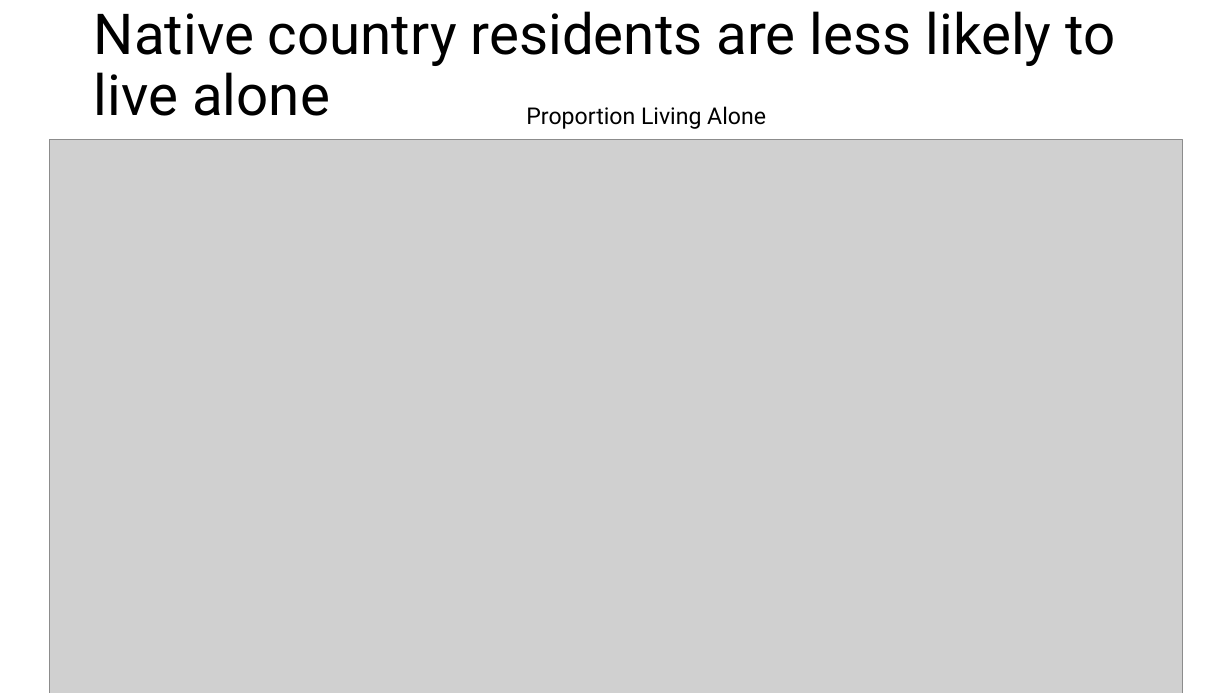
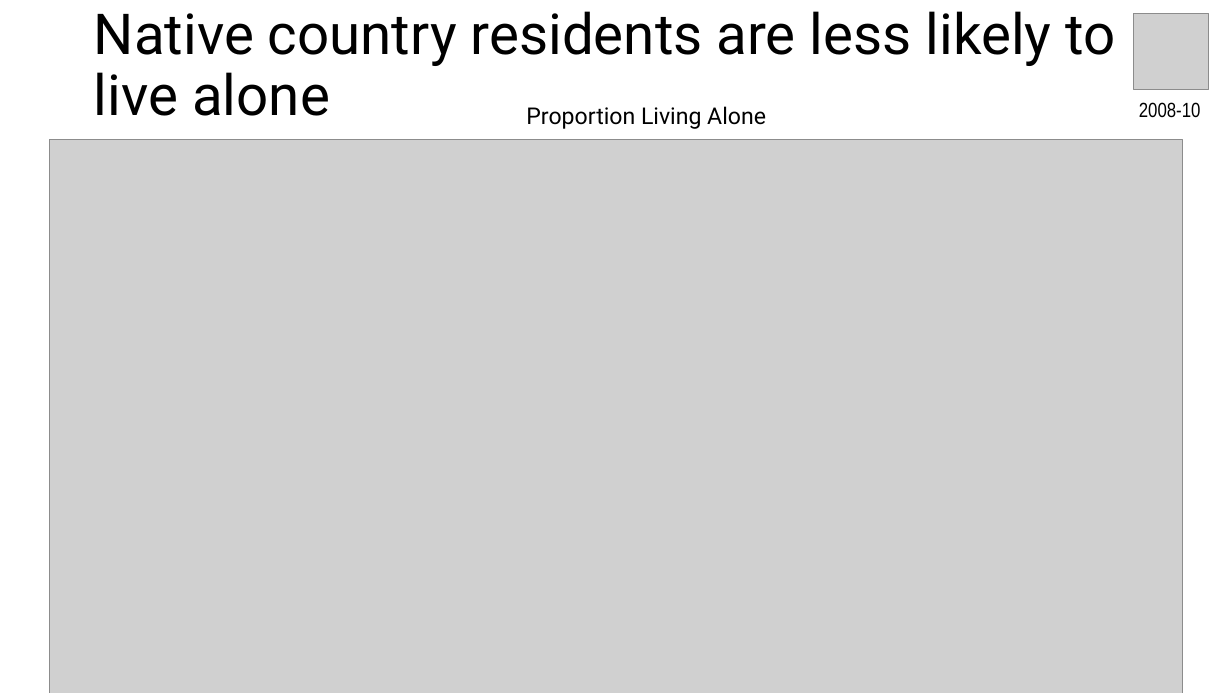
Before and after one commit to chrissoria/international_migration_ses, a slide deck: slide 14 of presentation/PAA_2025.pptx. Drawn at 1232x693 pixels with LibreOffice and Linux fonts; fonts in the diff are those of the drawing; grey boxes stand for pictures. Boxes give left, top, right and bottom in pixels: in the first picture for what was removed or moved away, otherwise in the second. Text is boxed around its words. In the diff, an @@ line names an element or a change of style, - is before the commit and + after.

```diff
--- a/presentation/PAA_2025.pptx
+++ b/presentation/PAA_2025.pptx
@@ picture added at (1133,13,1209,89) @@
@@ text added at (1139,102,1201,118), 16 pt, text #000000 @@
+2008-10
```
Also in this commit, not shown: 10 other slides changed, 28 other files.
